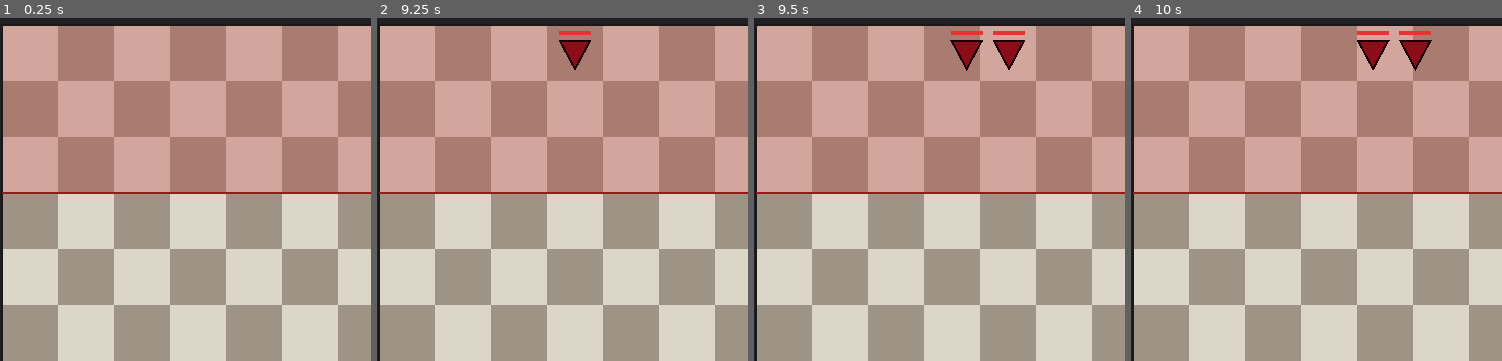
Above: before the commit, frames 1-4 (left to right).
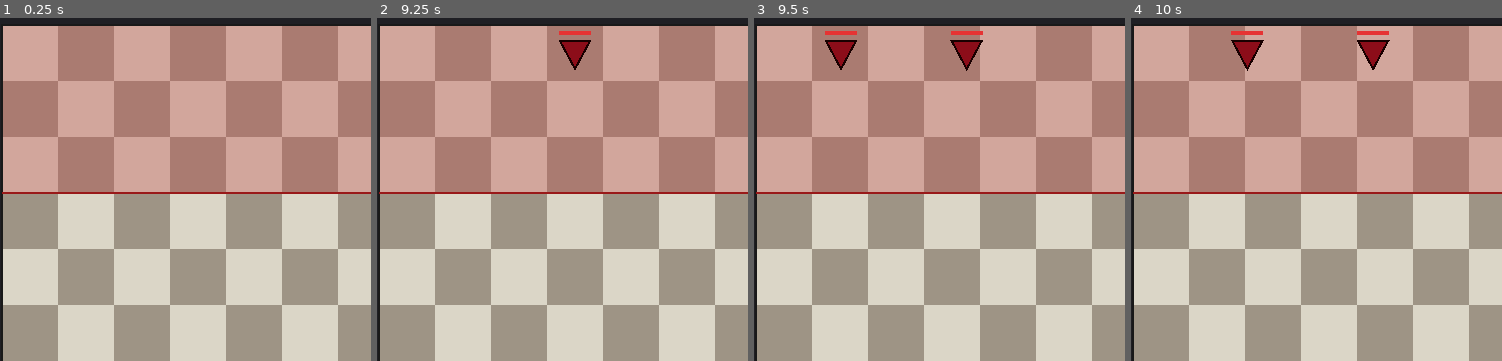
Above: after the commit, the same moments.

Repository: mhaiprojects/ChessTD-Protect-the-King
Game: Godot game, scene res://scenes/main.tscn
Same seed, same stepped clock (60 frames per second), same inputs: the game is played once before the commit and once after it.
Inputs (mouse positions are % of the whole screen's width and height, from its top left):
- Up to frame 1 (0.25 s): no input
- Up to frame 2 (9.25 s): click "Restart" at 0.5 s; click "Restart" at 1.25 s; click "Restart" at 2 s; click "1 King 0g" at 2.75 s; click "2 Queen 120g" at 3.5 s; click "3 Rook 60g" at 4.25 s; click "4 Bishop 50g" at 5 s; click "5 Knight 45g" at 5.75 s; click "6 Pawn 20g" at 6.5 s; click "7 Wall 10g" at 7.25 s; tap A at 8 s; move the mouse to (45, 71) at 8.02 s; tap 1 at 8.1 s; click (45, 71) at 8.17 s; tap Space at 8.27 s; click "Upgrade [U]" at 8.75 s
- Up to frame 3 (9.5 s): no input
- Up to frame 4 (10 s): tap A at 9.5 s; move the mouse to (81, 65) at 9.52 s; tap 2 at 9.6 s; tap Space at 9.77 s
The pictures show only the part of the screen within x 1-51%, y 0-50%; the shares and areas given below are measured in that part.

Frames 1-2 are identical in both runs. In frame 3, 1.0% of the frame differs, in the area x 19-74%, y 3-16%; in frame 4, 1.0%, in the area x 26-82%, y 3-16%.

Commit message:
Enforce one mob per tile with queued spawn and A* detours around other mobs.
Wave spawns wait for a free spawn column; movement waits or repaths when the next tile is claimed by another mob.

Co-authored-by: Cursor <cursoragent@cursor.com>

Diff:
--- a/scripts/game.gd
+++ b/scripts/game.gd
@@ -281,9 +281,11 @@
 	if phase == Phase.WAVE and spawn_left > 0:
 		spawn_timer -= dt
 		if spawn_timer <= 0.0:
-			spawn_timer = SPAWN_INTERVAL
-			spawn_left -= 1
-			spawn_mob(Vector2i(rng.randi_range(0, COLS - 1), 0))
+			if _try_spawn_wave_mob():
+				spawn_timer = SPAWN_INTERVAL
+				spawn_left -= 1
+			else:
+				spawn_timer = 0.0
 	for m in mobs.duplicate():
 		if m.alive:
 			_update_mob(m, dt)
@@ -302,11 +304,50 @@
 			_msg("Wave %d cleared! +%d bonus gold. Build, then start the next wave." % [wave, bonus])
 
 
+func _mob_claims_tile(m, c: Vector2i) -> bool:
+	return m.alive and (m.cell == c or m.target == c)
+
+
+func _tile_occupied_by_mob(c: Vector2i, ignore = null) -> bool:
+	for m in mobs:
+		if m != ignore and _mob_claims_tile(m, c):
+			return true
+	return false
+
+
+func _try_spawn_wave_mob() -> bool:
+	var order: Array = []
+	for x in COLS:
+		order.append(x)
+	for i in COLS:
+		var j := i + rng.randi_range(0, COLS - 1 - i)
+		var tmp: int = order[i]
+		order[i] = order[j]
+		order[j] = tmp
+	for x in order:
+		var c := Vector2i(x, 0)
+		if not _tile_occupied_by_mob(c):
+			spawn_mob(c)
+			return true
+	return false
+
+
 ## Next tile on the weighted A* path from `c` to the King (or `c` if none).
-func next_step(c: Vector2i) -> Vector2i:
+## Other mobs' tiles are treated as blocked so followers can sidestep when possible.
+func next_step(c: Vector2i, ignore = null) -> Vector2i:
 	if not has_king() or c == king_cell:
 		return c
+	var blocked: Array = []
+	for m in mobs:
+		if m == ignore or not m.alive:
+			continue
+		for t in [m.cell, m.target]:
+			if in_bounds(t) and not blocked.has(t):
+				astar.set_point_solid(t, true)
+				blocked.append(t)
 	var path := astar.get_id_path(c, king_cell)
+	for t in blocked:
+		astar.set_point_solid(t, false)
 	if path.size() >= 2:
 		return path[1]
 	return c
@@ -316,10 +357,12 @@
 	m.atk_cd -= dt
 	var blocker := Vector2i(-1, -1)
 	if m.target == m.cell:
-		var nxt := next_step(m.cell)
+		var nxt := next_step(m.cell, m)
 		if nxt != m.cell:
 			if pieces.has(nxt):
 				blocker = nxt          # path goes through a piece (the King, or a wall when boxed in)
+			elif _tile_occupied_by_mob(nxt, m):
+				pass                   # wait for the tile to clear
 			else:
 				m.target = nxt
 	if m.target != m.cell:
--- a/tests/test_runner.gd
+++ b/tests/test_runner.gd
@@ -56,6 +56,8 @@
 	test_placement()
 	print("== Waves, mob movement & pathfinding ==")
 	test_wave_and_movement()
+	print("== Mob tile occupation ==")
+	test_mob_tile_occupation()
 	print("== Mobs attack pieces ==")
 	test_mob_attacks()
 	print("== Combat, gold, upgrades ==")
@@ -176,6 +178,55 @@
 	g.free()
 
 
+func mob_claim_count(g, c: Vector2i) -> int:
+	var n := 0
+	for m in g.mobs:
+		if m.alive and (m.cell == c or m.target == c):
+			n += 1
+	return n
+
+
+func test_mob_tile_occupation() -> void:
+	var g = new_game()
+	g.place(P.KING, Vector2i(3, 11))
+	for x in 8:
+		g.spawn_mob(Vector2i(x, 0), 100000.0).speed = 0.0
+	g.start_wave()
+	var left0: int = g.spawn_left
+	run_for(g, 3.0)
+	check(g.spawn_left == left0 and g.mobs.size() == 8, "Spawn waits while every spawn tile is busy")
+	g.mobs[0].speed = 1.0 + 0.05 * g.wave
+	run_for(g, 6.0)
+	check(g.spawn_left < left0 and g.mobs.size() > 8, "Spawn resumes once a spawn tile opens")
+	for m in g.mobs:
+		if m.alive:
+			check(mob_claim_count(g, m.cell) == 1, "At most one mob claims cell %s" % m.cell)
+	g.free()
+
+	g = new_game()
+	g.place(P.KING, Vector2i(3, 11))
+	var a = g.spawn_mob(Vector2i(3, 0), 100000.0)
+	var b = g.spawn_mob(Vector2i(3, 1), 100000.0)
+	a.speed = 0.4
+	b.speed = 0.4
+	run_for(g, 12.0, 0.05)
+	var stacked := false
+	for c in [Vector2i(3, 2), Vector2i(3, 3), Vector2i(3, 4), Vector2i(3, 5), Vector2i(3, 6)]:
+		if mob_claim_count(g, c) > 1:
+			stacked = true
+	check(not stacked, "Single-file column: mobs do not share a tile")
+	check(a.cell.y >= 2 and b.cell.y >= 1, "Trailing mob queues behind leader (y %d, %d)" % [a.cell.y, b.cell.y])
+	g.free()
+
+	g = new_game()
+	g.place(P.KING, Vector2i(3, 11))
+	g.start_wave()
+	run_for(g, 120.0, 0.05, func(): return g.spawn_left == 0 and g.mobs.is_empty())
+	check(g.phase == g.Phase.BETWEEN, "Wave clears without spawn deadlock")
+	check(g.kills == 6, "All wave-1 mobs killed while respecting tile caps")
+	g.free()
+
+
 func test_mob_attacks() -> void:
 	var g = new_game()
 	g.place(P.KING, Vector2i(3, 11))
